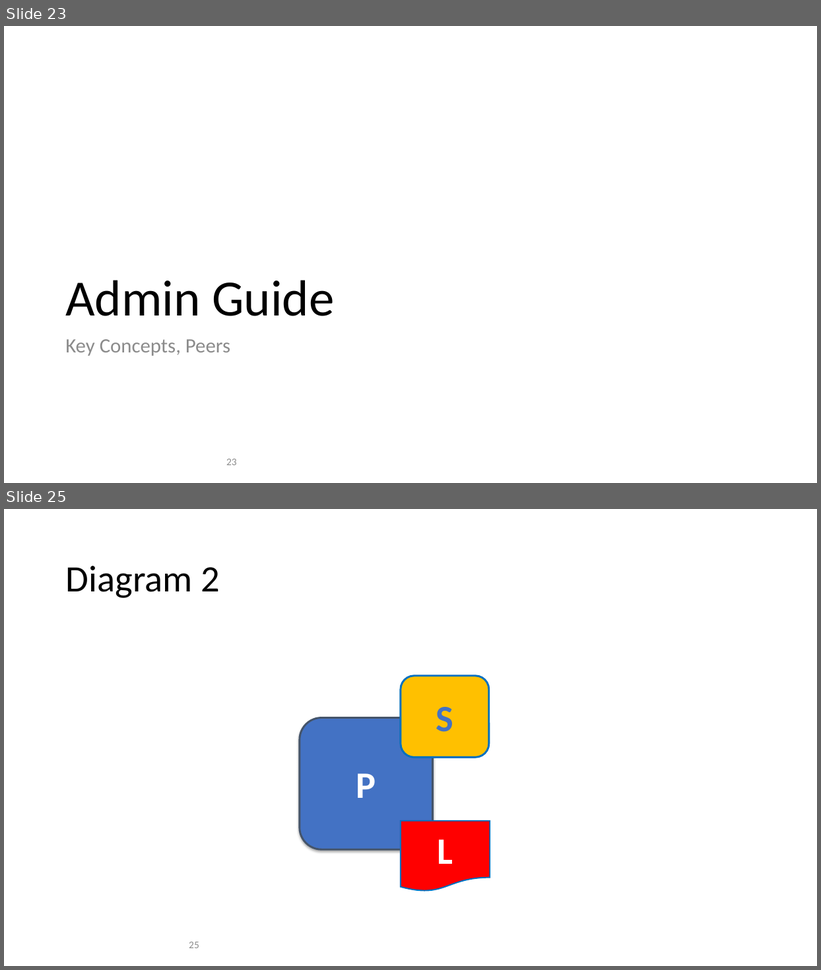
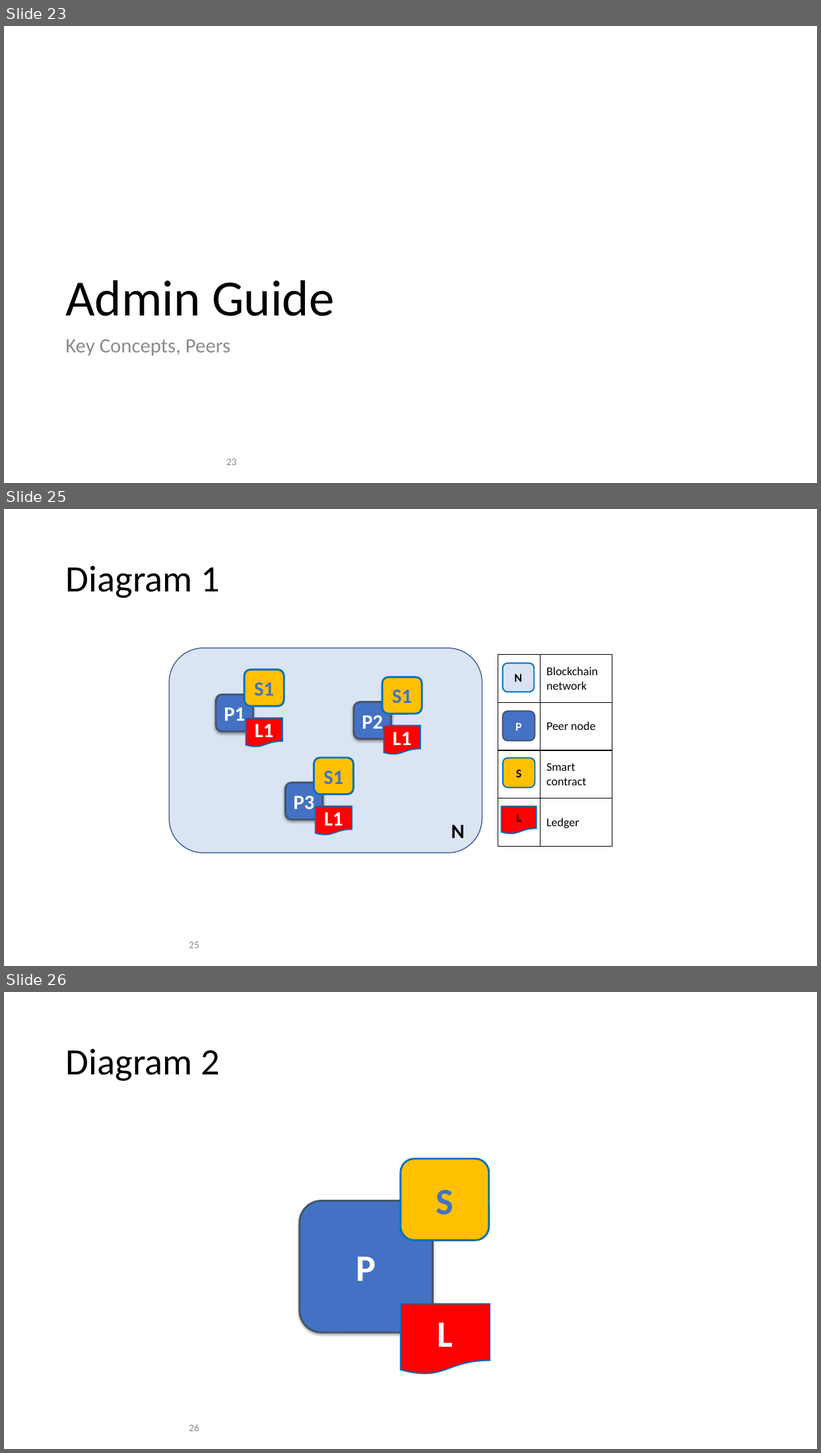
Before and after one commit to FabricTOC/FabricTOC, a slide deck: docs/OtherSourceMaterial/Diagrams.pptx. Shown one above the other, each under a label of ours: slides 23 and 25 before the commit, slides 23, 25 and 26 after it; the slides between them are not shown. The pictures are 821x970 and 821x1453 pixels, drawn with LibreOffice and Linux fonts; fonts in the diff are those of the drawing. Boxes give left, top, right and bottom in pixels: in the first picture for what was removed or moved away, otherwise in the second. Text is boxed around its words. In the diff, an @@ line names an element or a change of style, - is before the commit and + after.

Commit message:
Peer updates

```diff
--- a/docs/OtherSourceMaterial/Diagrams.pptx
+++ b/docs/OtherSourceMaterial/Diagrams.pptx
@@ slide 25 added at (4, 509, 817, 966), background #FFFFFF @@
@@ title added at (66, 566, 220, 598), 44 pt, text #000000 @@
+Diagram 1
@@ table added at (498, 655, 612, 847), 4 rows, 2 columns @@
+ | Blockchain network
+ | Peer node
+ | Smart contract
+ | Ledger
@@ group added at (169, 648, 537, 853): 10 rounded rectangles, 4 flow chart documents, 1 text @@
+N
+N
+P
+P1
+L1
+S1
+P2
+L1
+S1
+P3
+L1
+S1
+L
+S
@@ page number added at (189, 942, 199, 949), 12 pt, text #8C8C8C @@
+25
@@ what was slide 25 is now slide 26 @@
@@ page number at (189, 1424, 199, 1432): text changed @@
-25
+26
```
Also in this commit, not shown: 2 slides changed, 1 other slide added, 2 other files.
